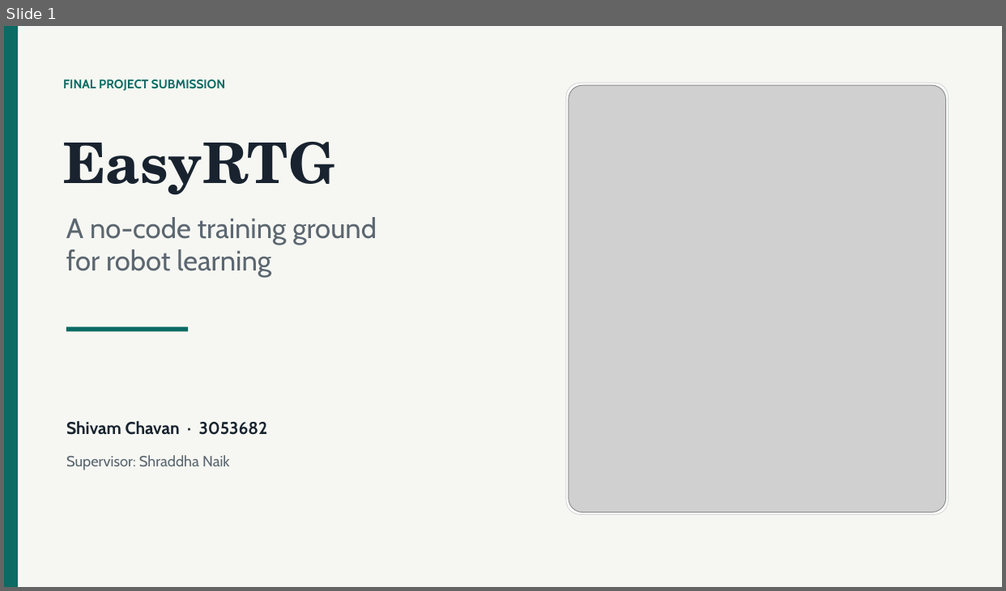
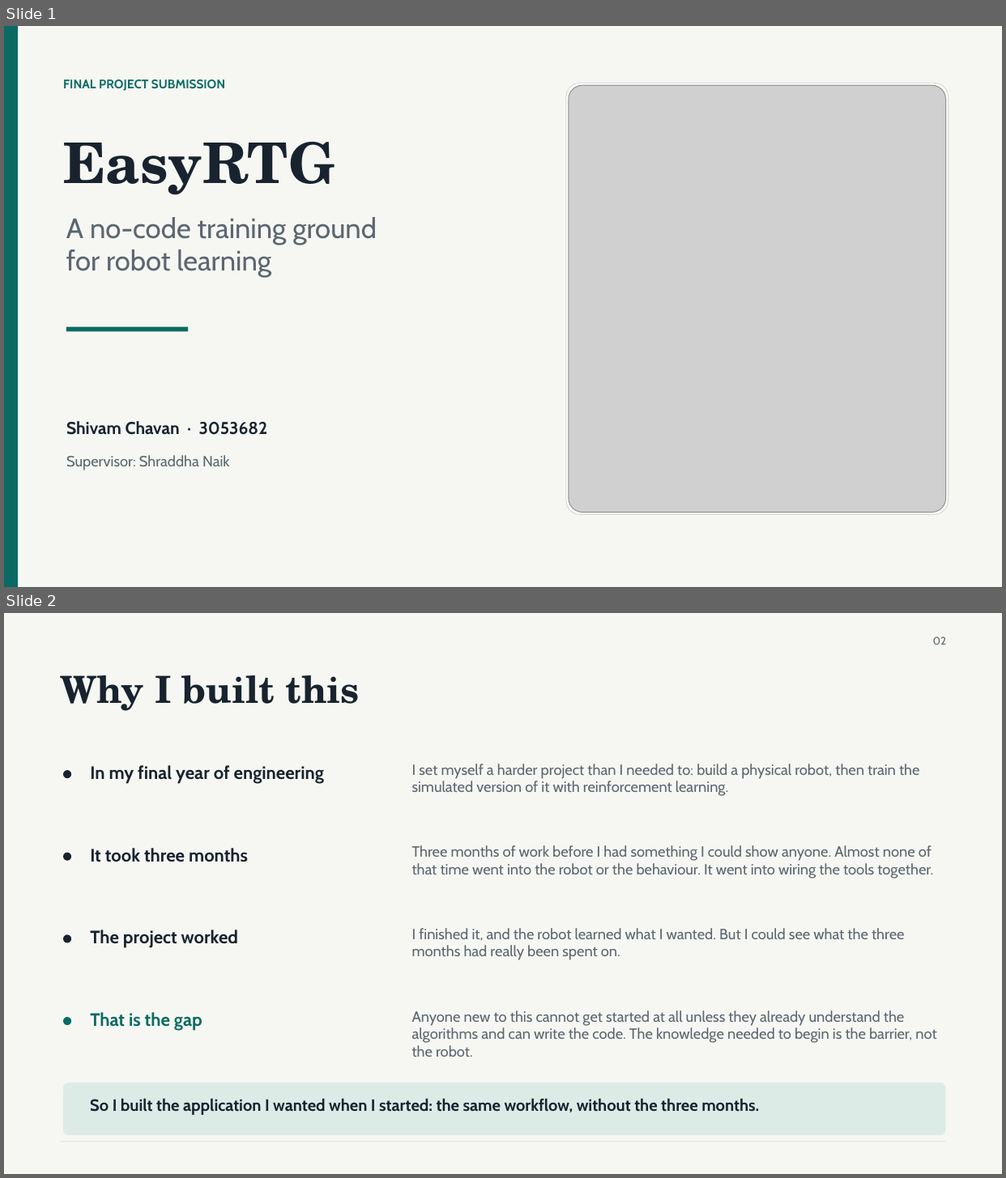
Before and after one commit to shivam675/rl-training-ground, a slide deck: EasyRTG_Final_Submission_Shivam_Chavan.pptx. Shown one above the other, each under a label of ours: slide 1 before the commit, slides 1 and 2 after it. The pictures are 1006x591 and 1006x1178 pixels, drawn with LibreOffice and Linux fonts; fonts in the diff are those of the drawing; grey boxes stand for pictures. Boxes give left, top, right and bottom in pixels: in the first picture for what was removed or moved away, otherwise in the second. Text is boxed around its words. In the diff, an @@ line names an element or a change of style, - is before the commit and + after.

```diff
--- a/EasyRTG_Final_Submission_Shivam_Chavan.pptx
+++ b/EasyRTG_Final_Submission_Shivam_Chavan.pptx
@@ slide 2 added at (4,613,1002,1174), background #F6F7F2 @@
@@ text added at (933,636,947,645), 10.5 pt, text #5B6670 @@
+02
@@ text added at (60,675,360,711), 36 pt, text #18232F, bold @@
+Why I built this
@@ rounded rectangle added at (63,770,71,778), fill #18232F @@
@@ text added at (90,765,324,784), 17.2 pt, text #18232F, bold @@
+In my final year of engineering
@@ text added at (412,764,919,796), 14.2 pt, text #5B6670 @@
+I set myself a harder project than I needed to: build a physical robot, then train the simulated version of it with reinforcement learning.
@@ rounded rectangle added at (63,853,71,861), fill #18232F @@
@@ text added at (90,848,248,862), 17.2 pt, text #18232F, bold @@
+It took three months
@@ text added at (412,845,933,879), 14.2 pt, text #5B6670 @@
+Three months of work before I had something I could show anyone. Almost none of that time went into the robot or the behaviour. It went into wiring the tools together.
@@ text added at (412,928,904,960), 14.2 pt, text #5B6670 @@
+I finished it, and the robot learned what I wanted. But I could see what the three months had really been spent on.
@@ rounded rectangle added at (63,935,71,943), fill #18232F @@
@@ text added at (90,930,238,948), 17.2 pt, text #18232F, bold @@
+The project worked
@@ rounded rectangle added at (63,1017,71,1025), fill #0B6B64 @@
@@ text added at (90,1012,202,1031), 17.2 pt, text #0B6B64, bold @@
+That is the gap
@@ text added at (412,1011,936,1057), 14.2 pt, text #5B6670 @@
+Anyone new to this cannot get started at all unless they already understand the algorithms and can write the code. The knowledge needed to begin is the barrier, not the robot.
@@ rounded rectangle added at (63,1083,946,1135), fill #DDEBE7 @@
@@ text added at (90,1099,759,1115), 15.8 pt, text #18232F, bold @@
+So I built the application I wanted when I started: the same workflow, without the three months.
@@ rectangle added at (60,1142,946,1142), fill #D5DAD6 @@
```
Also in this commit, not shown: 10 slides changed, 22 other slides added, 3 slides removed, 43 other files.
